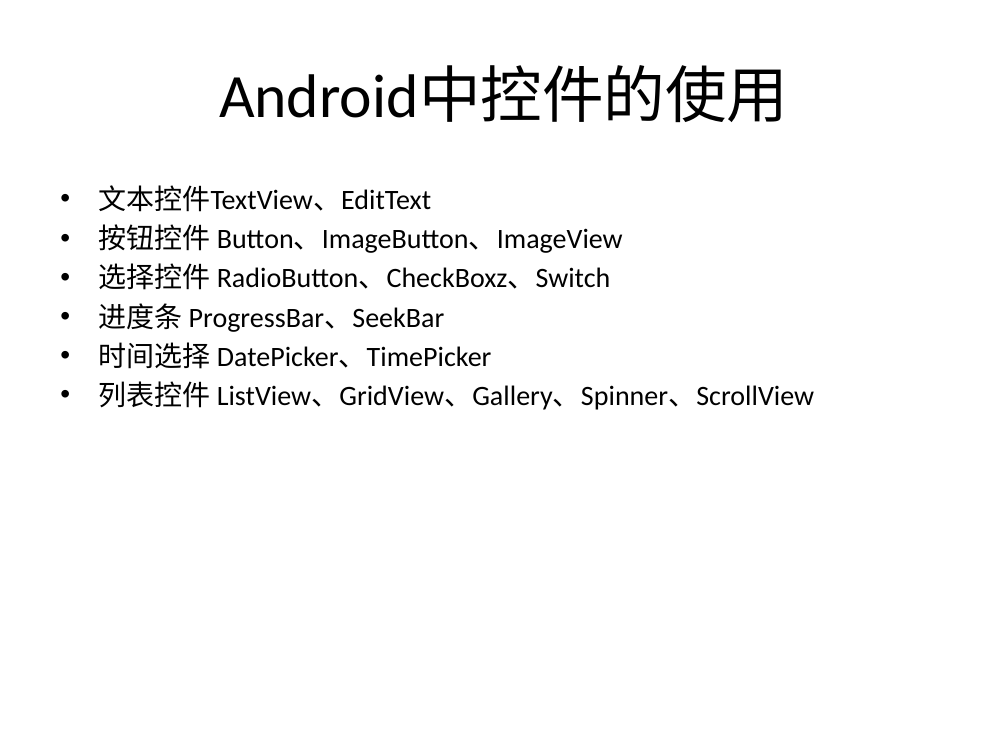
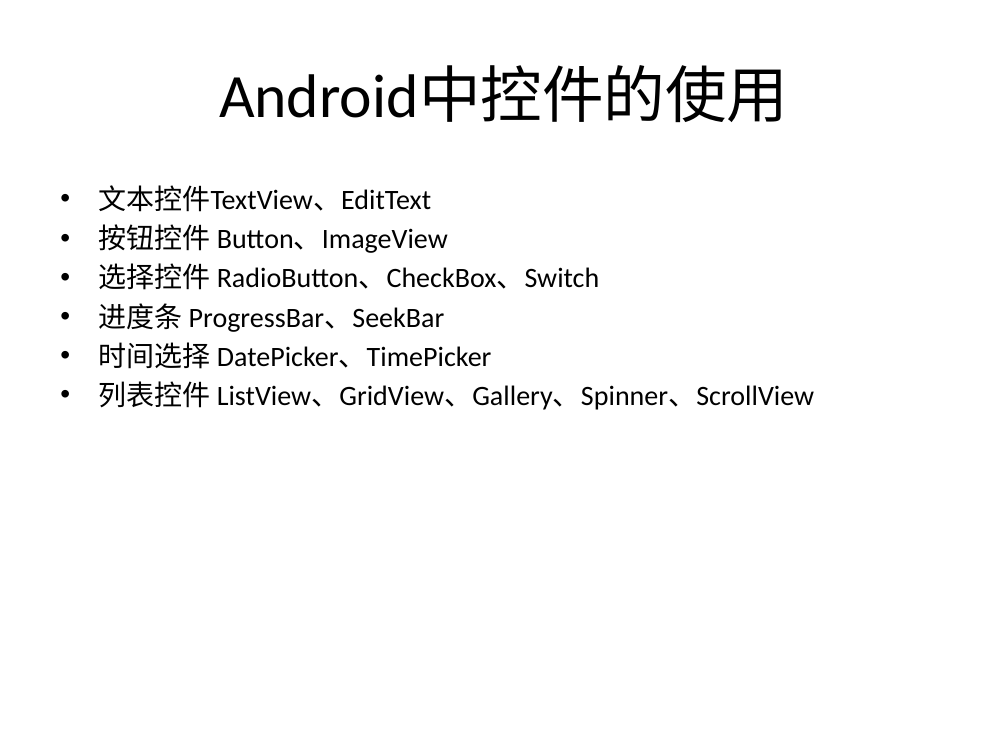
Before and after one commit to alanforgithub/share_content, a slide deck: slide 20 of 文件资料/Android培训-1.pptx. Drawn at 1008x756 pixels with LibreOffice and Linux fonts; fonts in the diff are those of the drawing. Boxes give left, top, right and bottom in pixels: in the first picture for what was removed or moved away, otherwise in the second. Text is boxed around its words. In the diff, an @@ line names an element or a change of style, - is before the commit and + after.

```diff
--- a/文件资料/Android培训-1.pptx
+++ b/文件资料/Android培训-1.pptx
@@ text at <box>98,224,599,290</box>: text changed @@
-• 按钮控件 Button、ImageButton、ImageView
-• 选择控件 RadioButton、CheckBoxz、Switch
+• 按钮控件 Button、ImageView
+• 选择控件 RadioButton、CheckBox、Switch
```
Also in this commit, not shown: 3 other slides changed, 7 slides added, 21 other files.
